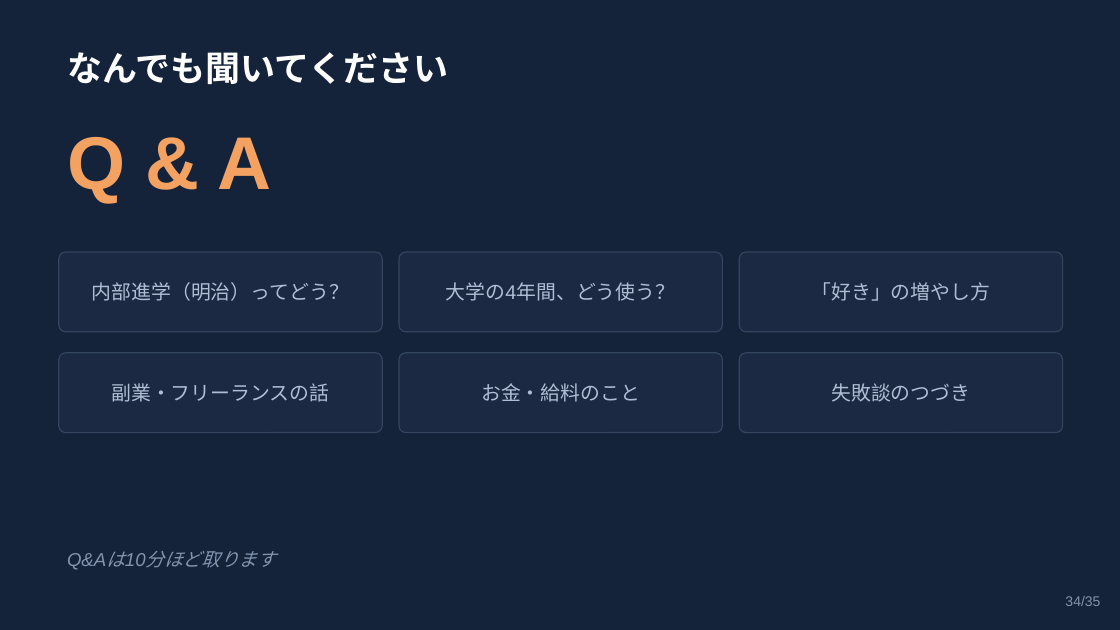
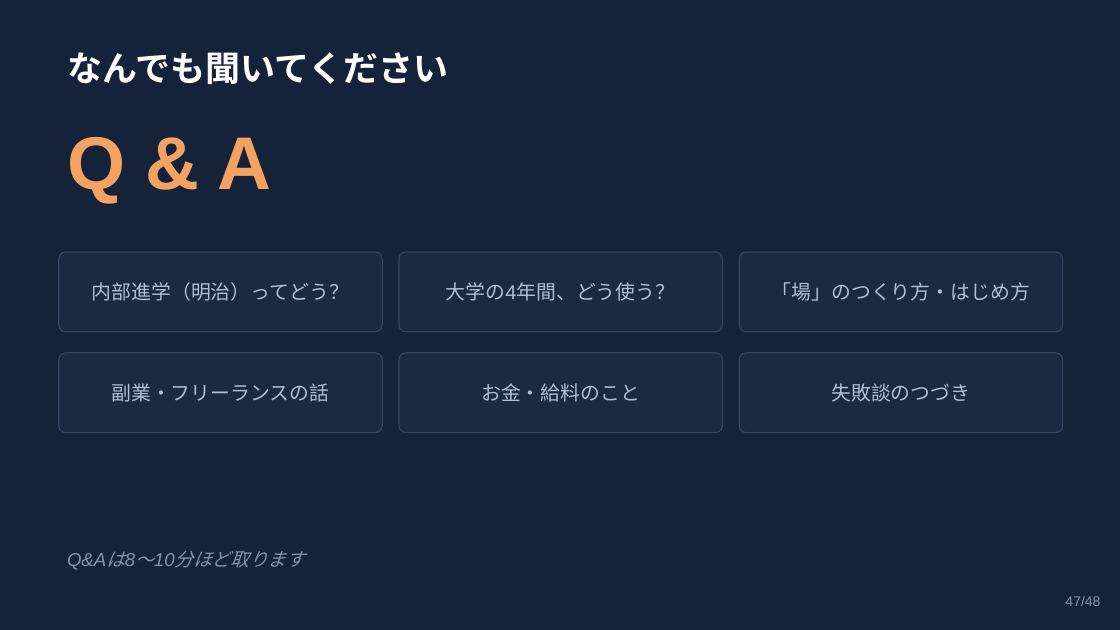
Before and after one commit to syukugennmathto/claude-daily-routines, a slide deck: slide 47 of build/career_talk_setagaya.pptx (slide 34 before the commit). Drawn at 1120x630 pixels with LibreOffice and Linux fonts; fonts in the diff are those of the drawing. Boxes give left, top, right and bottom in pixels: in the first picture for what was removed or moved away, otherwise in the second. Text is boxed around its words. In the diff, an @@ line names an element or a change of style, - is before the commit and + after.

```diff
--- a/build/career_talk_setagaya.pptx
+++ b/build/career_talk_setagaya.pptx
@@ text at box(772, 282, 1030, 301): text changed @@
-「好き」の増やし方
+「場」のつくり方・はじめ方
@@ text at box(67, 553, 154, 570): text changed @@
-Q&Aは10分ほど取ります
+Q&Aは8〜10分ほど取ります
@@ text at box(1065, 596, 1100, 606): text changed @@
-34/35
+47/48
```
Also in this commit, not shown: 34 other slides changed, 13 slides added, 3 other files.
